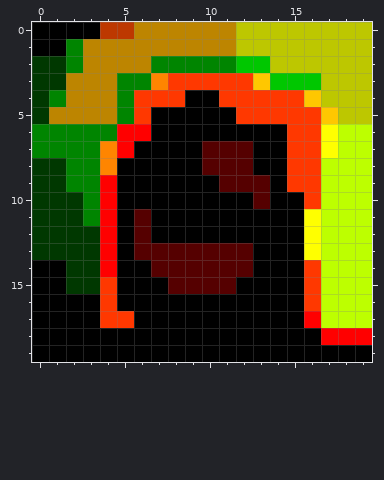
Pixel-art sprite: TaumGame/Assets/testTerrain.png. Above: the version before the commit.
The file is 20x20 pixels.
And afterwards:
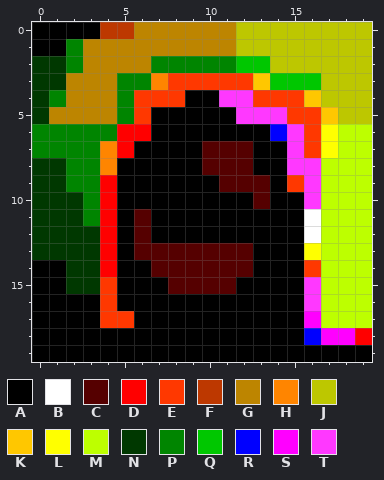
Palette (. is transparent): A #000000  B #ffffff  C #550000  D #ff0000  E #ff3800  F #bd3800  G #bd8500  H #ff8500  J #bdc700  K #ffc700  L #ffff00  M #bdff00  N #003800  P #008500  Q #00c700  R #0000ff  S #ff00ff  T #ff38ff
What changed:
The author changed colour L to colour B in rows 11 to 12 at x 16.
The author changed colour A to colour R in row 6 at x 14; in row 18 at x 16.
The author changed colour D to colour S in row 17 at x 16; in row 18 at x 17 to 18.
The author changed colour E to colour T in row 4 at x 11 to 12; in row 5 at x 12 to 14; in rows 6 to 7 at x 15; in row 8 at x 15 to 16; in rows 9 to 10 at x 16; in rows 15 to 16 at x 16.
Pixel boxes of the changes (left, top, right, bottom) in both pictures:
changed: (219, 90, 355, 345)
